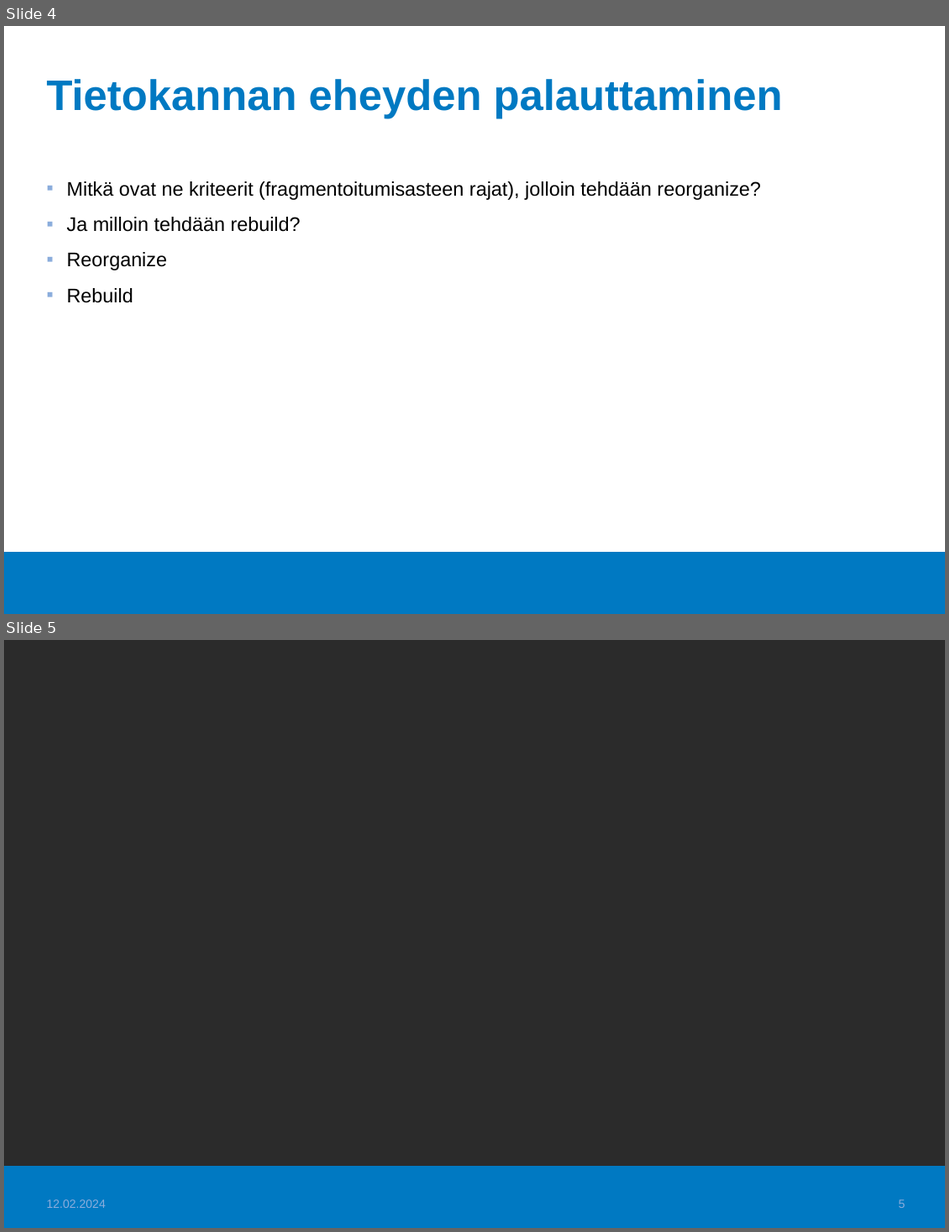
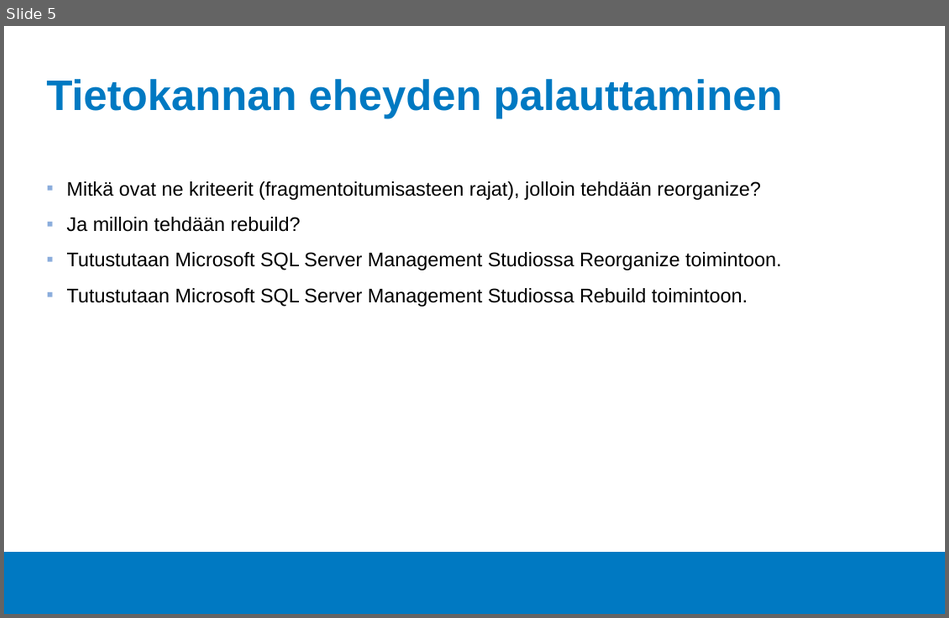
Before and after one commit to Tietokantahallinta/Tietokantahallinta.github.io, a slide deck: luennot/viikko05/Luentokalvot_05.odp. Shown one above the other, each under a label of ours: slides 4 and 5 before the commit, slide 5 after it. The pictures are 949x1232 and 949x618 pixels, drawn with LibreOffice and Linux fonts; fonts in the diff are those of the drawing; background and template pictures are left out; a plain dark background stands for a picture behind light text. Boxes give left, top, right and bottom in pixels: in the first picture for what was removed or moved away, otherwise in the second. Text is boxed around its words. In the diff, an @@ line names an element or a change of style, - is before the commit and + after.

```diff
--- a/luennot/viikko05/Luentokalvot_05.odp
+++ b/luennot/viikko05/Luentokalvot_05.odp
@@ slide 5 removed at <box>4,640,945,1228</box>, background picture (left out); not listed: 1 template element that a slide beside it also shows @@
@@ text removed at <box>47,1199,106,1208</box> @@
-12.02.2024
@@ page number removed at <box>899,1199,905,1208</box> @@
-5
@@ what was slide 4 is now slide 5 @@
@@ slide 5 changed as well @@
@@ text at <box>67,252,781,307</box>: text changed @@
-▪ Reorganize
-▪ Rebuild
+▪ Tutustutaan Microsoft SQL Server Management Studiossa Reorganize toimintoon.
+▪ Tutustutaan Microsoft SQL Server Management Studiossa Rebuild toimintoon.
```
Also in this commit, not shown: 3 other slides changed, 2 slides added, 10 other files.
